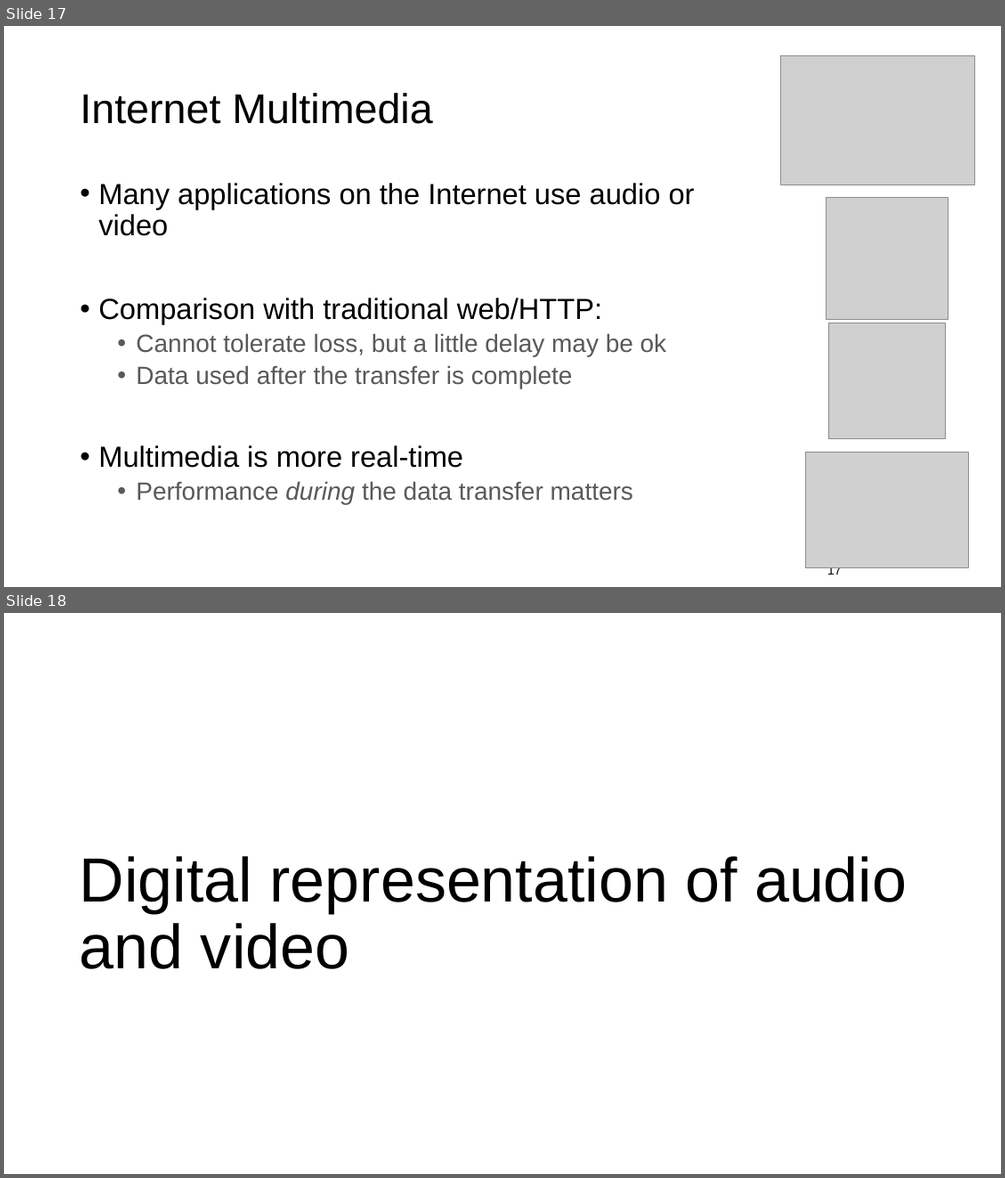
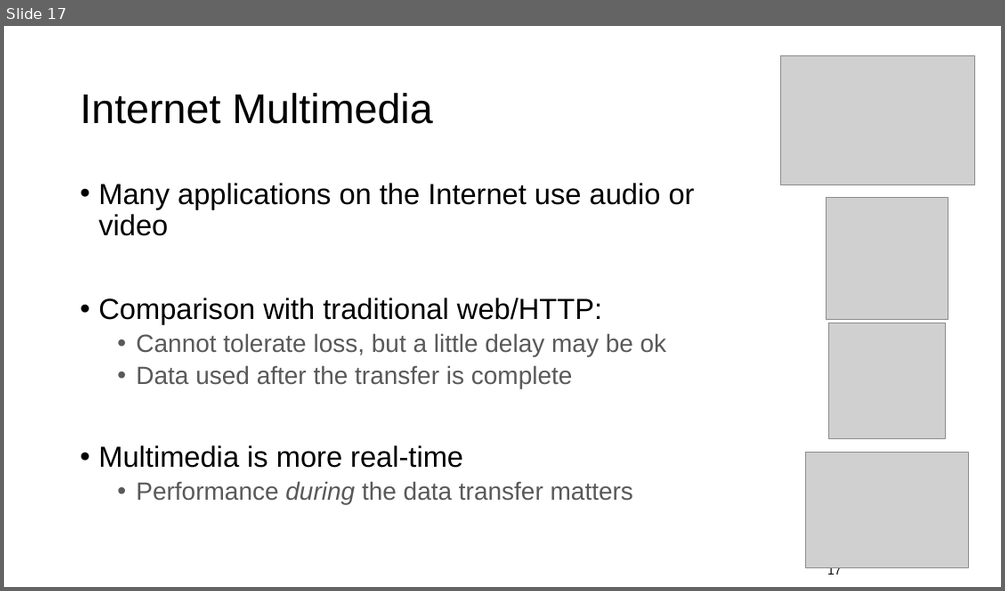
Before and after one commit to ngsrinivas/coursegen, a slide deck: ex/352-F24/staging/352-F24/lectures/08-app-http3-video.pptx. Shown one above the other, each under a label of ours: slides 17 and 18 before the commit, slide 17 after it. The pictures are 1005x1178 and 1005x591 pixels, drawn with LibreOffice and Linux fonts; fonts in the diff are those of the drawing; grey boxes stand for pictures. Boxes give left, top, right and bottom in pixels: in the first picture for what was removed or moved away, otherwise in the second. Text is boxed around its words. In the diff, an @@ line names an element or a change of style, - is before the commit and + after.

```diff
--- a/ex/352-F24/staging/352-F24/lectures/08-app-http3-video.pptx
+++ b/ex/352-F24/staging/352-F24/lectures/08-app-http3-video.pptx
@@ slide 18 removed at [4, 613, 1001, 1174], background #FFFFFF @@
@@ title removed at [80, 856, 906, 969] @@
-Digital representation of audio and video
```
Also in this commit, not shown: 21 other slides removed, 1 other file.
